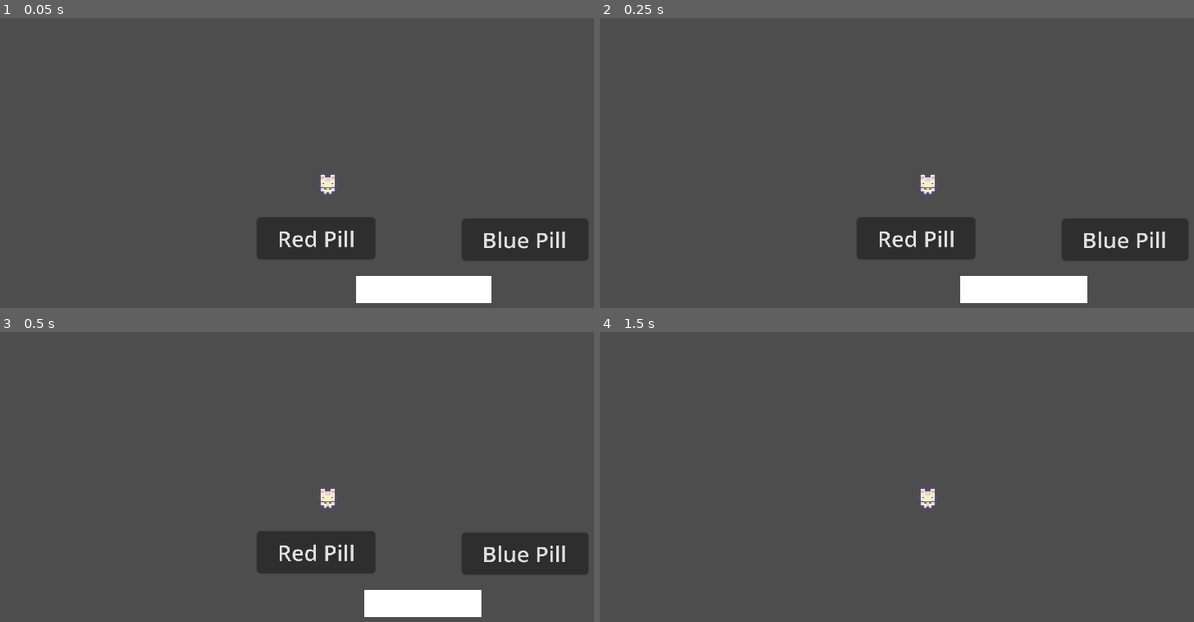
Above: before the commit, frames 1-4 (two rows, left to right).
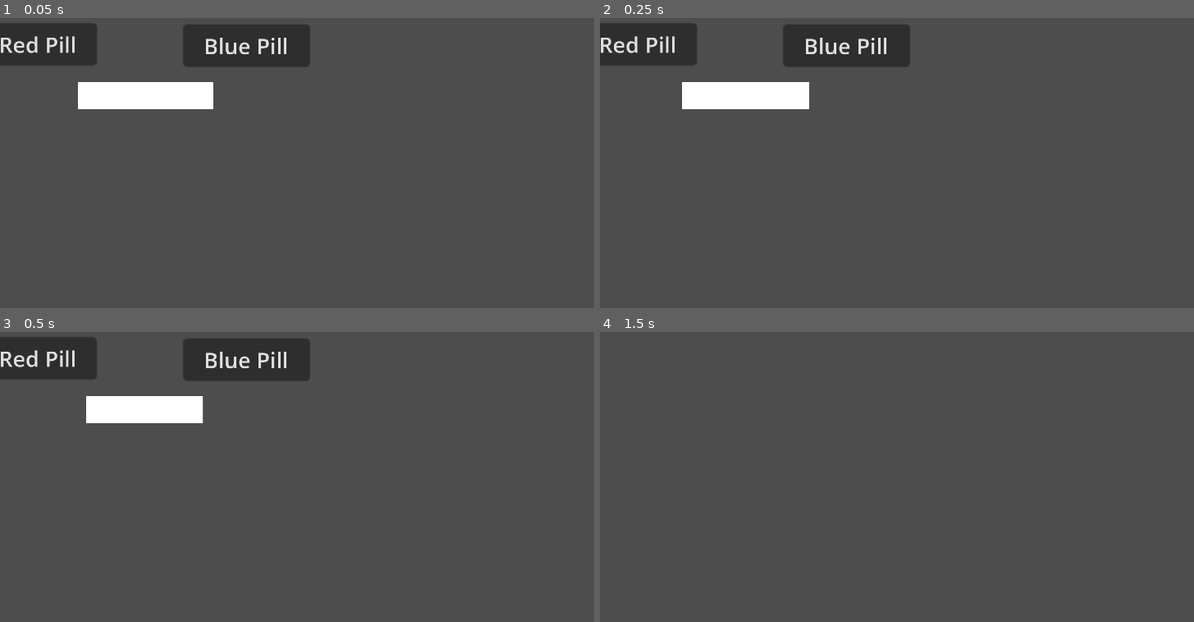
Above: after the commit, the same moments.

Repository: WeMayCry4/RiskEverything
Game: Godot game, scene res://main.tscn
Two runs of this game, one before a commit and one after it. Both use one fixed random seed, a clock stepped at 60 frames per second and the inputs below. After the commit the project has no main scene; this scene is started directly in both runs.
Inputs:
- Up to frame 1 (0.05 s): no input
- Up to frame 2 (0.25 s): no input
- Up to frame 3 (0.5 s): no input
- Up to frame 4 (1.5 s): click "Red Pill" at 0.5 s; tap Enter at 1.25 s; hold D (right) from 1.28 s (still down)

The runs differ from the first frame. In frame 1, 15% of the frame differs, in the area x 0-100%, y 1-99%; in frame 2, 15%; in frame 3, 15%; in frame 4, 0.2%.

Commit message:
chest added without any function

Diff:
--- a/PlayerSc.gd
+++ /dev/null
@@ -1,21 +0,0 @@
-extends CharacterBody2D
-
-@export var moveSpeed: float = 100
-@export var startingDirection: Vector2 = Vector2(0, 1)
-
-@onready var animationTree = $AnimationTree
-
-func _ready():
-	print("ready")
-	print(animationTree.get("parameters/idle/blend_position"))
-	animationTree.set("parameters/idle/blend_position", startingDirection)
-
-func _physics_process(delta):
-	var inputDirection = Vector2(
-		Input.get_action_strength("right") - Input.get_action_strength("left"),
-		Input.get_action_strength("down") - Input.get_action_strength("up")
-	)
-
-	velocity = inputDirection * moveSpeed
-
-	move_and_slide()
--- a/PlayerSc.tscn
+++ /dev/null
@@ -1,265 +0,0 @@
-[gd_scene load_steps=28 format=3 uid="uid://cdq1yakide1dq"]
-
-[ext_resource type="Script" path="res://PlayerSc.gd" id="1_a1jw3"]
-[ext_resource type="Texture2D" uid="uid://dobvkwauieauj" path="res://Sprout Lands - Sprites - Basic pack/Characters/Basic Charakter Spritesheet.png" id="2_qr5ah"]
-
-[sub_resource type="RectangleShape2D" id="RectangleShape2D_mrs12"]
-size = Vector2(12, 7.5)
-
-[sub_resource type="Animation" id="Animation_nc0di"]
-length = 0.001
-tracks/0/type = "value"
-tracks/0/imported = false
-tracks/0/enabled = true
-tracks/0/path = NodePath("Sprite2D:frame")
-tracks/0/interp = 1
-tracks/0/loop_wrap = true
-tracks/0/keys = {
-"times": PackedFloat32Array(0),
-"transitions": PackedFloat32Array(1),
-"update": 1,
-"values": [0]
-}
-
-[sub_resource type="Animation" id="Animation_q03kr"]
-resource_name = "idleDown"
-length = 0.4
-loop_mode = 1
-tracks/0/type = "value"
-tracks/0/imported = false
-tracks/0/enabled = true
-tracks/0/path = NodePath("Sprite2D:frame")
-tracks/0/interp = 1
-tracks/0/loop_wrap = true
-tracks/0/keys = {
-"times": PackedFloat32Array(0, 0.1),
-"transitions": PackedFloat32Array(1, 1),
-"update": 1,
-"values": [0, 1]
-}
-
-[sub_resource type="Animation" id="Animation_7js5p"]
-resource_name = "walkDown"
-loop_mode = 1
-tracks/0/type = "value"
-tracks/0/imported = false
-tracks/0/enabled = true
-tracks/0/path = NodePath("Sprite2D:frame")
-tracks/0/interp = 1
-tracks/0/loop_wrap = true
-tracks/0/keys = {
-"times": PackedFloat32Array(0, 0.1),
-"transitions": PackedFloat32Array(1, 1),
-"update": 1,
-"values": [2, 3]
-}
-
-[sub_resource type="Animation" id="Animation_23fho"]
-resource_name = "walkUp"
-length = 0.4
-loop_mode = 1
-tracks/0/type = "value"
-tracks/0/imported = false
-tracks/0/enabled = true
-tracks/0/path = NodePath("Sprite2D:frame")
-tracks/0/interp = 1
-tracks/0/loop_wrap = true
-tracks/0/keys = {
-"times": PackedFloat32Array(0, 0.1),
-"transitions": PackedFloat32Array(1, 1),
-"update": 1,
-"values": [6, 7]
-}
-
-[sub_resource type="Animation" id="Animation_k1g21"]
-resource_name = "idleUp"
-length = 0.4
-loop_mode = 1
-tracks/0/type = "value"
-tracks/0/imported = false
-tracks/0/enabled = true
-tracks/0/path = NodePath("Sprite2D:frame")
-tracks/0/interp = 1
-tracks/0/loop_wrap = true
-tracks/0/keys = {
-"times": PackedFloat32Array(0, 0.1),
-"transitions": PackedFloat32Array(1, 1),
-"update": 1,
-"values": [4, 5]
-}
-
-[sub_resource type="Animation" id="Animation_f4t6f"]
-resource_name = "idleLeft"
-length = 0.4
-loop_mode = 1
-tracks/0/type = "value"
-tracks/0/imported = false
-tracks/0/enabled = true
-tracks/0/path = NodePath("Sprite2D:frame")
-tracks/0/interp = 1
-tracks/0/loop_wrap = true
-tracks/0/keys = {
-"times": PackedFloat32Array(0, 0.1),
-"transitions": PackedFloat32Array(1, 1),
-"update": 1,
-"values": [8, 9]
-}
-
-[sub_resource type="Animation" id="Animation_e2b5v"]
-resource_name = "idleRight"
-length = 0.4
-loop_mode = 1
-tracks/0/type = "value"
-tracks/0/imported = false
-tracks/0/enabled = true
-tracks/0/path = NodePath("Sprite2D:frame")
-tracks/0/interp = 1
-tracks/0/loop_wrap = true
-tracks/0/keys = {
-"times": PackedFloat32Array(0, 0.1),
-"transitions": PackedFloat32Array(1, 1),
-"update": 1,
-"values": [12, 13]
-}
-
-[sub_resource type="Animation" id="Animation_m55jl"]
-resource_name = "walkRight"
-length = 0.4
-loop_mode = 1
-tracks/0/type = "value"
-tracks/0/imported = false
-tracks/0/enabled = true
-tracks/0/path = NodePath("Sprite2D:frame")
-tracks/0/interp = 1
-tracks/0/loop_wrap = true
-tracks/0/keys = {
-"times": PackedFloat32Array(0, 0.1),
-"transitions": PackedFloat32Array(1, 1),
-"update": 1,
-"values": [14, 15]
-}
-
-[sub_resource type="Animation" id="Animation_wtlwc"]
-resource_name = "walkLeft"
-length = 0.4
-loop_mode = 1
-tracks/0/type = "value"
-tracks/0/imported = false
-tracks/0/enabled = true
-tracks/0/path = NodePath("Sprite2D:frame")
-tracks/0/interp = 1
-tracks/0/loop_wrap = true
-tracks/0/keys = {
-"times": PackedFloat32Array(0, 0.1),
-"transitions": PackedFloat32Array(1, 1),
-"update": 1,
-"values": [10, 11]
-}
-
-[sub_resource type="AnimationLibrary" id="AnimationLibrary_27va7"]
-_data = {
-"RESET": SubResource("Animation_nc0di"),
-"idleDown": SubResource("Animation_q03kr"),
-"idleLeft": SubResource("Animation_f4t6f"),
-"idleRight": SubResource("Animation_e2b5v"),
-"idleUp": SubResource("Animation_k1g21"),
-"walkDown": SubResource("Animation_7js5p"),
-"walkLeft": SubResource("Animation_wtlwc"),
-"walkRight": SubResource("Animation_m55jl"),
-"walkUp": SubResource("Animation_23fho")
-}
-
-[sub_resource type="AnimationNodeAnimation" id="AnimationNodeAnimation_yucpi"]
-animation = &"idleDown"
-
-[sub_resource type="AnimationNodeAnimation" id="AnimationNodeAnimation_voorh"]
-animation = &"idleUp"
-
-[sub_resource type="AnimationNodeAnimation" id="AnimationNodeAnimation_n0a2b"]
-animation = &"idleLeft"
-
-[sub_resource type="AnimationNodeAnimation" id="AnimationNodeAnimation_xgyva"]
-animation = &"idleRight"
-
-[sub_resource type="AnimationNodeBlendSpace2D" id="AnimationNodeBlendSpace2D_deuyc"]
-blend_point_0/node = SubResource("AnimationNodeAnimation_yucpi")
-blend_point_0/pos = Vector2(0, 1.1)
-blend_point_1/node = SubResource("AnimationNodeAnimation_voorh")
-blend_point_1/pos = Vector2(0, -1.1)
-blend_point_2/node = SubResource("AnimationNodeAnimation_n0a2b")
-blend_point_2/pos = Vector2(-1, 0)
-blend_point_3/node = SubResource("AnimationNodeAnimation_xgyva")
-blend_point_3/pos = Vector2(1, 0)
-min_space = Vector2(-1, -1.1)
-max_space = Vector2(1, 1.1)
-blend_mode = 1
-
-[sub_resource type="AnimationNodeAnimation" id="AnimationNodeAnimation_bugjr"]
-animation = &"walkDown"
-
-[sub_resource type="AnimationNodeAnimation" id="AnimationNodeAnimation_r0wih"]
-animation = &"walkUp"
-
-[sub_resource type="AnimationNodeAnimation" id="AnimationNodeAnimation_8pr3q"]
-animation = &"walkRight"
-
-[sub_resource type="AnimationNodeAnimation" id="AnimationNodeAnimation_a6k2r"]
-animation = &"walkLeft"
-
-[sub_resource type="AnimationNodeBlendSpace2D" id="AnimationNodeBlendSpace2D_bwqnd"]
-blend_point_0/node = SubResource("AnimationNodeAnimation_bugjr")
-blend_point_0/pos = Vector2(0, 1.1)
-blend_point_1/node = SubResource("AnimationNodeAnimation_r0wih")
-blend_point_1/pos = Vector2(0, -1.1)
-blend_point_2/node = SubResource("AnimationNodeAnimation_8pr3q")
-blend_point_2/pos = Vector2(1, 0)
-blend_point_3/node = SubResource("AnimationNodeAnimation_a6k2r")
-blend_point_3/pos = Vector2(-1, 0)
-min_space = Vector2(-1, -1.1)
-max_space = Vector2(1, 1.1)
-
-[sub_resource type="AnimationNodeStateMachineTransition" id="AnimationNodeStateMachineTransition_f5t5q"]
-
-[sub_resource type="AnimationNodeStateMachineTransition" id="AnimationNodeStateMachineTransition_okbtr"]
-
-[sub_resource type="AnimationNodeStateMachineTransition" id="AnimationNodeStateMachineTransition_o410r"]
-
-[sub_resource type="AnimationNodeStateMachine" id="AnimationNodeStateMachine_26a4n"]
-states/Start/position = Vector2(192.5, 100.008)
-states/idle/node = SubResource("AnimationNodeBlendSpace2D_deuyc")
-states/idle/position = Vector2(353.5, 83)
-states/walk/node = SubResource("AnimationNodeBlendSpace2D_bwqnd")
-states/walk/position = Vector2(557.5, 100.016)
-transitions = ["idle", "walk", SubResource("AnimationNodeStateMachineTransition_f5t5q"), "walk", "idle", SubResource("AnimationNodeStateMachineTransition_okbtr"), "Start", "idle", SubResource("AnimationNodeStateMachineTransition_o410r")]
-
-[node name="CharacterBody2D" type="CharacterBody2D"]
-position = Vector2(145, 51)
-up_direction = Vector2(0.707107, 0.707107)
-script = ExtResource("1_a1jw3")
-startingDirection = Vector2(-1, 2.08165e-12)
-
-[node name="CollisionShape2D" type="CollisionShape2D" parent="."]
-position = Vector2(0, 4.25)
-shape = SubResource("RectangleShape2D_mrs12")
-
-[node name="Sprite2D" type="Sprite2D" parent="."]
-texture = ExtResource("2_qr5ah")
-hframes = 4
-vframes = 4
-
-[node name="AnimationPlayer" type="AnimationPlayer" parent="."]
-libraries = {
-"": SubResource("AnimationLibrary_27va7")
-}
-
-[node name="AnimationTree" type="AnimationTree" parent="."]
-libraries = {
-"": SubResource("AnimationLibrary_27va7")
-}
-tree_root = SubResource("AnimationNodeStateMachine_26a4n")
-advance_expression_base_node = NodePath("../AnimationPlayer")
-anim_player = NodePath("../AnimationPlayer")
-parameters/idle/blend_position = Vector2(0.960154, 0.0578948)
-parameters/walk/blend_position = Vector2(0, 0)
-
-[node name="Camera2D" type="Camera2D" parent="."]
--- /dev/null
+++ b/chest.gd
@@ -0,0 +1,11 @@
+extends Node2D
+
+var rng = RandomNumberGenerator.new()
+var possibilities = [$HealthBoost, $SpeedBoost, $DamageBoost]
+var inside = null
+
+func _ready():
+	inside = possibilities[rng.randi_range(0, 2)]
+
+func _process(delta):
+	pass
--- /dev/null
+++ b/chest.tscn
@@ -0,0 +1,21 @@
+[gd_scene load_steps=6 format=3 uid="uid://hru1tl0e1q2v"]
+
+[ext_resource type="Script" path="res://chest.gd" id="1_3jxj2"]
+[ext_resource type="Texture2D" uid="uid://dj0bfbbnsagfq" path="res://Sprout Lands - Sprites - Basic pack/Objects/Egg_item.png" id="2_0l6ye"]
+[ext_resource type="PackedScene" uid="uid://b80eytqbv74qh" path="res://HealthPotion.tscn" id="3_dvrui"]
+[ext_resource type="PackedScene" uid="uid://cf1bpyew2bey0" path="res://SpeedBoost.tscn" id="4_ywdy1"]
+[ext_resource type="PackedScene" uid="uid://bdys1u54itw53" path="res://DamageBoost.tscn" id="5_gwra4"]
+
+[node name="Node2D" type="Node2D" groups=["Items"]]
+script = ExtResource("1_3jxj2")
+
+[node name="Chest" type="Sprite2D" parent="."]
+position = Vector2(22, 22)
+scale = Vector2(3.75, 3.75)
+texture = ExtResource("2_0l6ye")
+
+[node name="HealthBoost" parent="." instance=ExtResource("3_dvrui")]
+
+[node name="SpeedBoost" parent="." instance=ExtResource("4_ywdy1")]
+
+[node name="DamageBoost" parent="." instance=ExtResource("5_gwra4")]
--- a/main.tscn
+++ b/main.tscn
@@ -1,12 +1,8 @@
-[gd_scene load_steps=3 format=3 uid="uid://by68c3w3urc82"]
+[gd_scene load_steps=2 format=3 uid="uid://by68c3w3urc82"]
 
-[ext_resource type="PackedScene" uid="uid://cdq1yakide1dq" path="res://PlayerSc.tscn" id="1_8vrx0"]
 [ext_resource type="PackedScene" uid="uid://bati4xyjyh7bv" path="res://choice.tscn" id="2_eq7xo"]
 
 [node name="Node2D" type="Node2D"]
 
-[node name="CharacterBody2D" parent="." instance=ExtResource("1_8vrx0")]
-position = Vector2(36, -7)
-
 [node name="Node2D" parent="." instance=ExtResource("2_eq7xo")]
 position = Vector2(99, 38)
